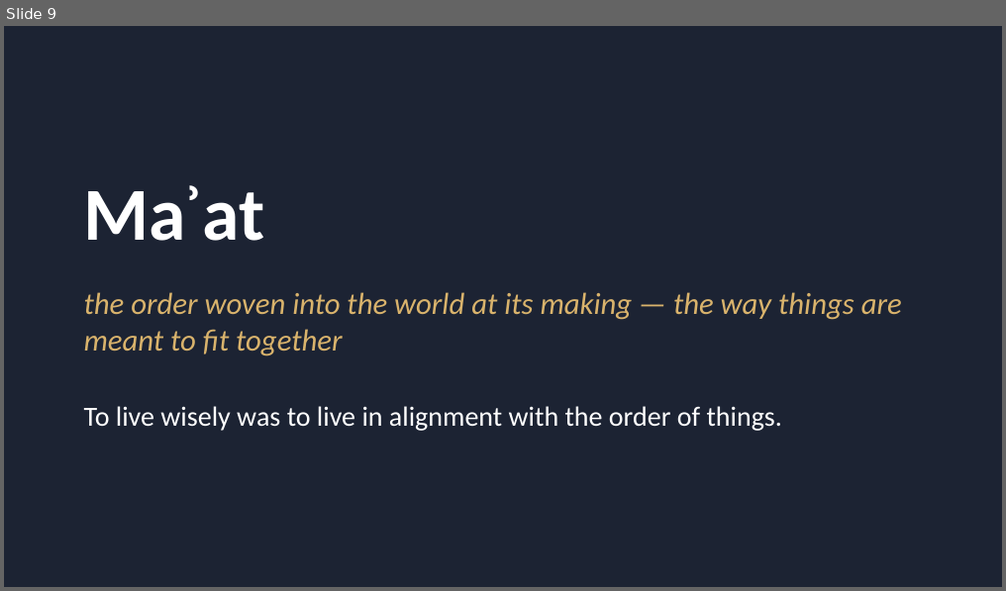
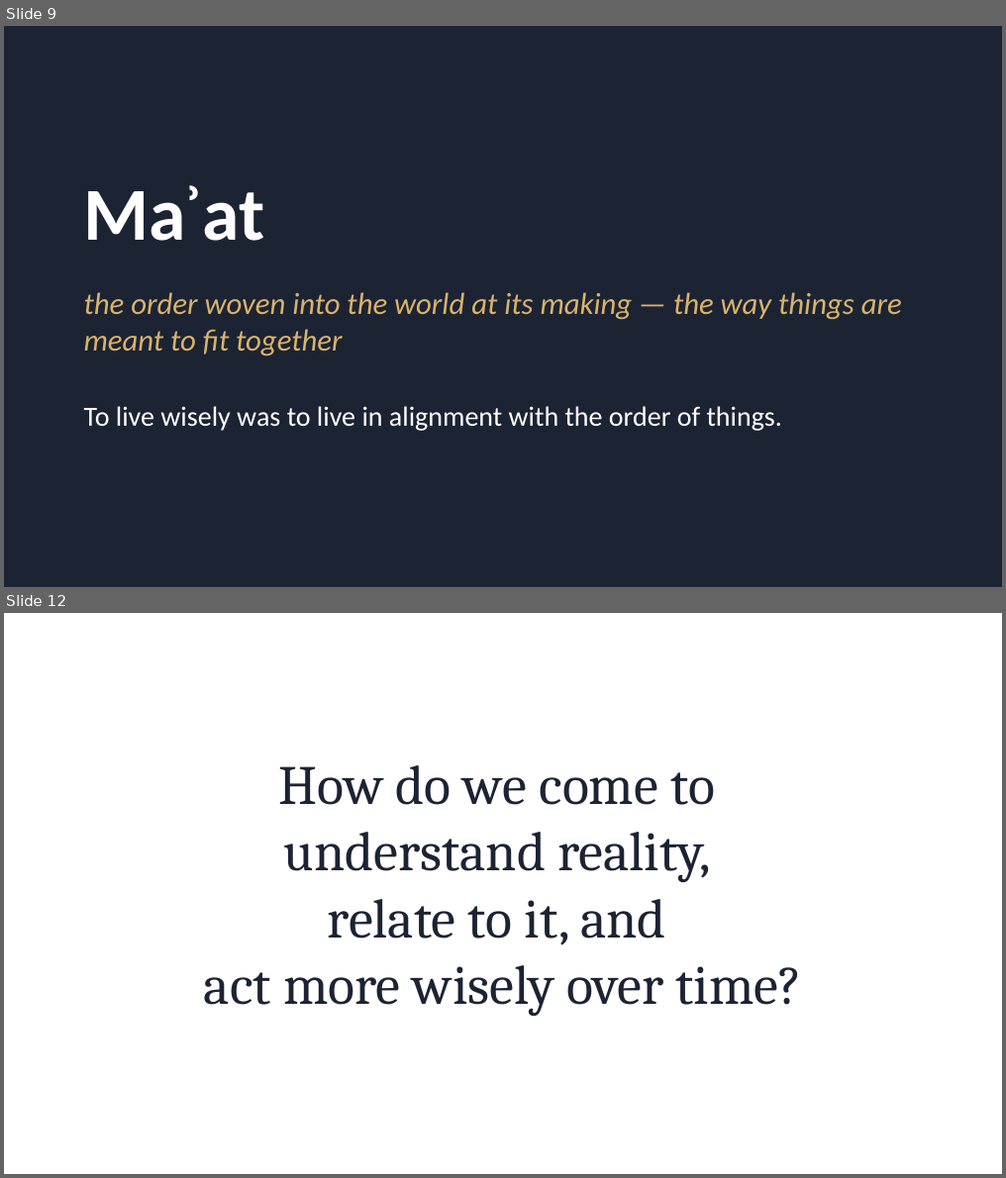
Before and after one commit to ericaraujophd/stem-slides, a slide deck: Session-2/S2-4-20pm-Wondergem-What-Does-It-Take-To-Be-Wise.pptx. Shown one above the other, each under a label of ours: slide 9 before the commit, slides 9 and 12 after it; the slides between them are not shown. The pictures are 1006x591 and 1006x1178 pixels, drawn with LibreOffice and Linux fonts; fonts in the diff are those of the drawing; background and template pictures are left out. Boxes give left, top, right and bottom in pixels: in the first picture for what was removed or moved away, otherwise in the second. Text is boxed around its words. In the diff, an @@ line names an element or a change of style, - is before the commit and + after.

```diff
--- a/Session-2/S2-4-20pm-Wondergem-What-Does-It-Take-To-Be-Wise.pptx
+++ b/Session-2/S2-4-20pm-Wondergem-What-Does-It-Take-To-Be-Wise.pptx
@@ slide 12 added at (4,613,1002,1174), background #FFFFFF @@
@@ text added at (204,765,802,1016), 40 pt, text #1C2333 @@
+How do we come to
+understand reality,
+relate to it, and
+act more wisely over time?
```
Also in this commit, not shown: 12 slides changed, 4 other slides added, 3 slides removed, 3 other files.
